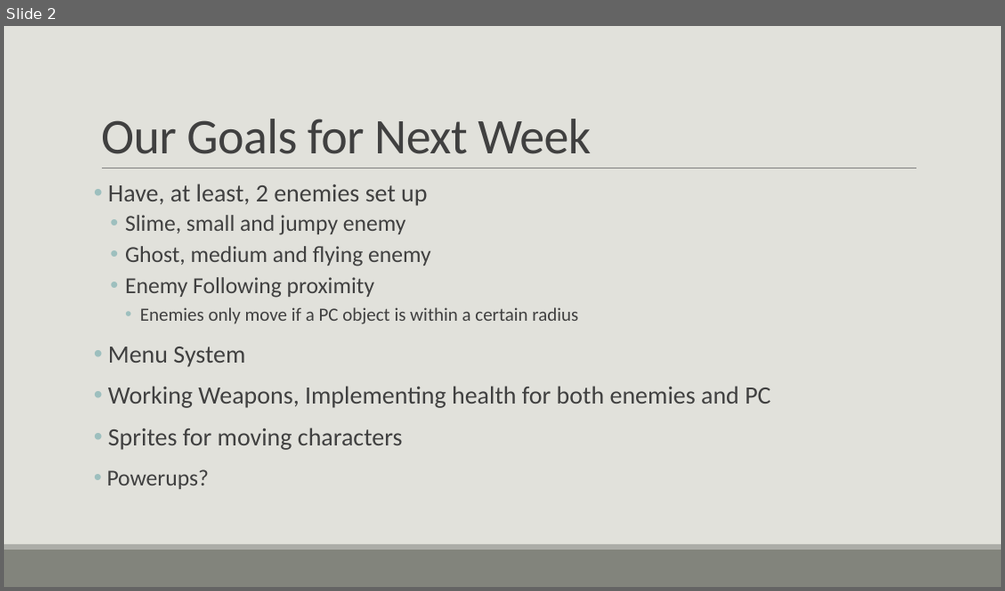
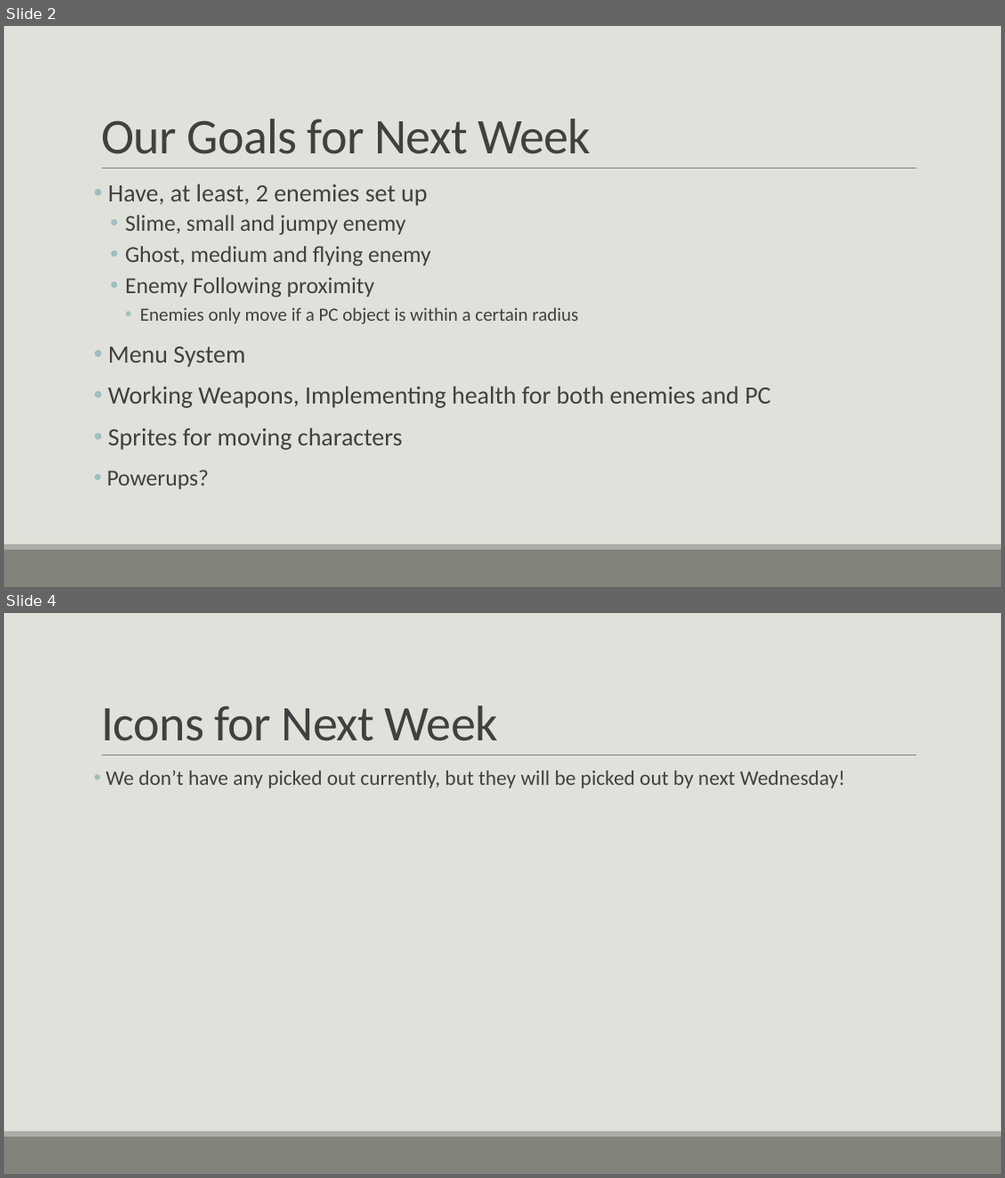
Before and after one commit to qtAlex6986/gdd1100-group-project, a slide deck: Proposal 2.pptx. Shown one above the other, each under a label of ours: slide 2 before the commit, slides 2 and 4 after it; the slides between them are not shown. The pictures are 1005x591 and 1005x1178 pixels, drawn with LibreOffice and Linux fonts; fonts in the diff are those of the drawing. Boxes give left, top, right and bottom in pixels: in the first picture for what was removed or moved away, otherwise in the second. Text is boxed around its words. In the diff, an @@ line names an element or a change of style, - is before the commit and + after.

```diff
--- a/Proposal 2.pptx
+++ b/Proposal 2.pptx
@@ slide 4 added at bbox=[4, 613, 1001, 1174], background #E1E1DB; not listed: 3 template elements that a slide beside it also shows @@
@@ title added at bbox=[101, 706, 498, 741], 48 pt, text #404040 @@
+Icons for Next Week
@@ text added at bbox=[105, 771, 845, 788], 20 pt, text #404040 @@
+• We don’t have any picked out currently, but they will be picked out by next Wednesday!
```
Also in this commit, not shown: 1 other slide added, 1 slide removed.
